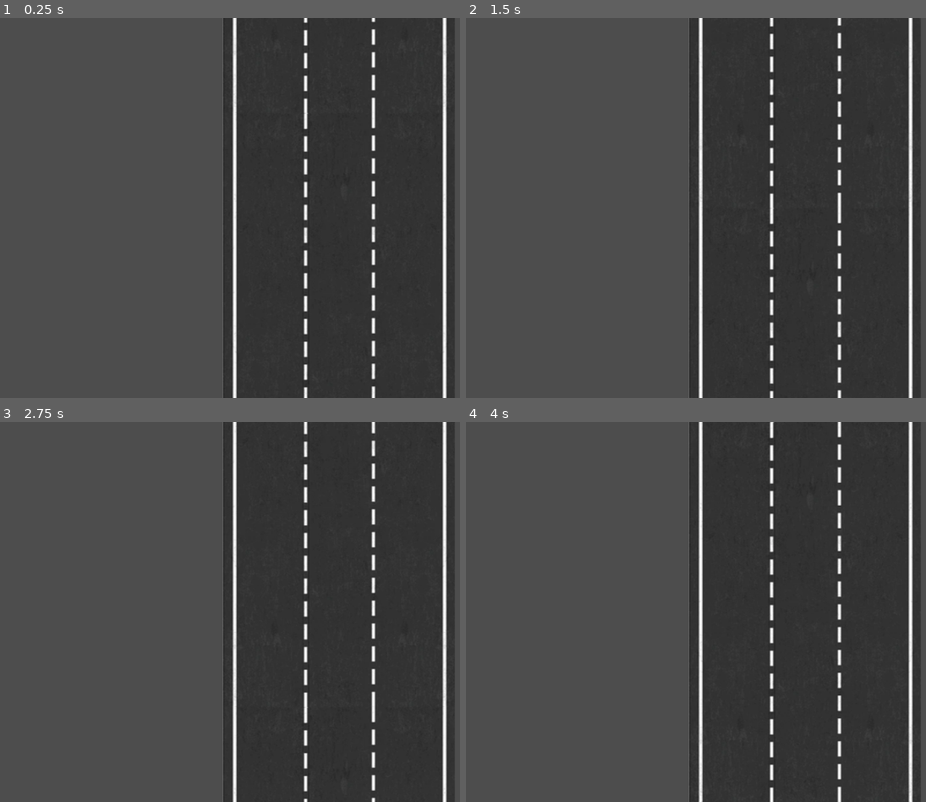
Above: before the commit, frames 1-4 (two rows, left to right).
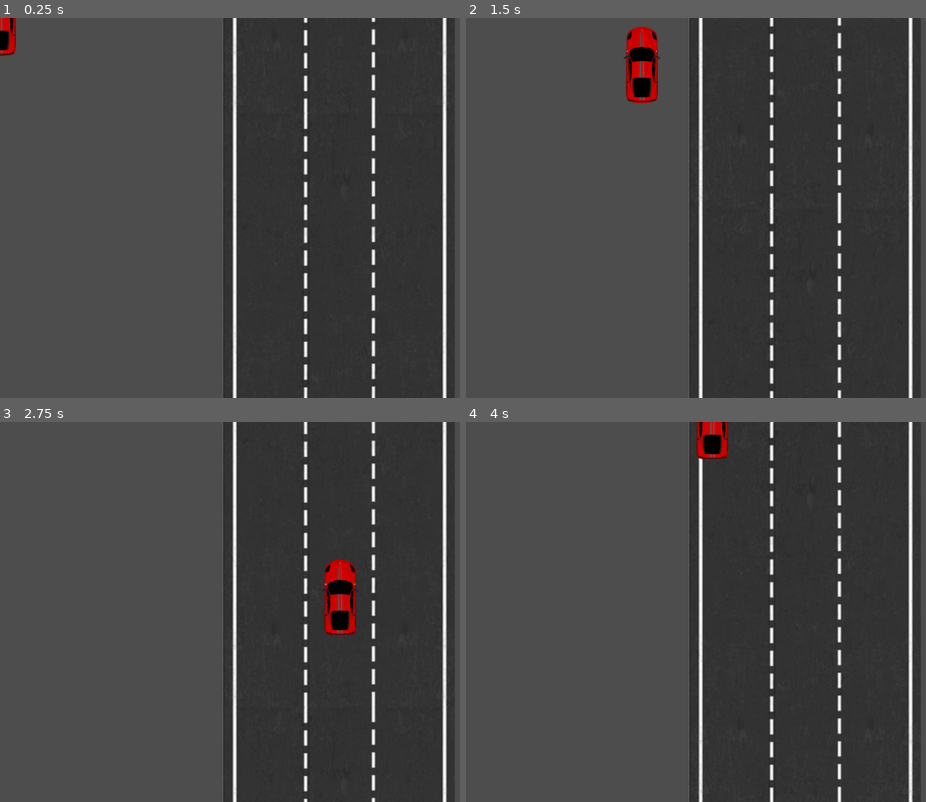
Above: after the commit, the same moments.

Repository: Culn/RoadrageTHEGAME
Game: Godot game, scene res://Background.tscn
Two runs of this game, one before a commit and one after it. Both use one fixed random seed, a clock stepped at 60 frames per second and the inputs below. This scene is started directly instead of the project's main scene.
Inputs:
- Up to frame 1 (0.25 s): no input
- Up to frame 2 (1.5 s): hold D (move_right) 0.53-1.28 s; hold S (move_down) from 1.28 s (still down)
- Up to frame 3 (2.75 s): release S (move_down) at 2.03 s; hold D (move_right) from 2.03 s (still down)
- Up to frame 4 (4 s): release D (move_right) at 2.78 s; hold W (move_up) 2.78-3.53 s; hold A (move_left) from 3.53 s (still down)

The runs differ from the first frame. In frame 1, 0.3% of the frame differs, in the area x 0-4%, y 0-11%; in frame 2, 1.3%, in the area x 34-43%, y 2-23%; in frame 3, 1.3%; in frame 4, 0.7%.

Commit message:
Background + car implement

Diff:
--- a/road-endangerment-the-game/Background.tscn
+++ b/road-endangerment-the-game/Background.tscn
@@ -1,8 +1,9 @@
-[gd_scene load_steps=6 format=3 uid="uid://kr6r18ep4ivf"]
+[gd_scene load_steps=7 format=3 uid="uid://kr6r18ep4ivf"]
 
 [ext_resource type="Texture2D" uid="uid://b28yn2egl0xd3" path="res://3laneroad.png" id="1_1wyx0"]
 [ext_resource type="Shader" path="res://scrollingroad.gdshader" id="1_hv1hj"]
 [ext_resource type="AudioStream" uid="uid://dn5x70fvk1nq6" path="res://Chasing the Wind _ Metal Gear Rising_ Revengeance Soundtrack.mp3" id="3_kjqic"]
+[ext_resource type="PackedScene" uid="uid://d1lsuqxqrk5uc" path="res://PlayerCar.tscn" id="4_2xwmb"]
 
 [sub_resource type="ShaderMaterial" id="ShaderMaterial_nkef3"]
 shader = ExtResource("1_hv1hj")
@@ -38,3 +39,5 @@
 [node name="Music" type="AudioStreamPlayer2D" parent="."]
 stream = ExtResource("3_kjqic")
 volume_db = -0.5
+
+[node name="Area2D" parent="." instance=ExtResource("4_2xwmb")]
